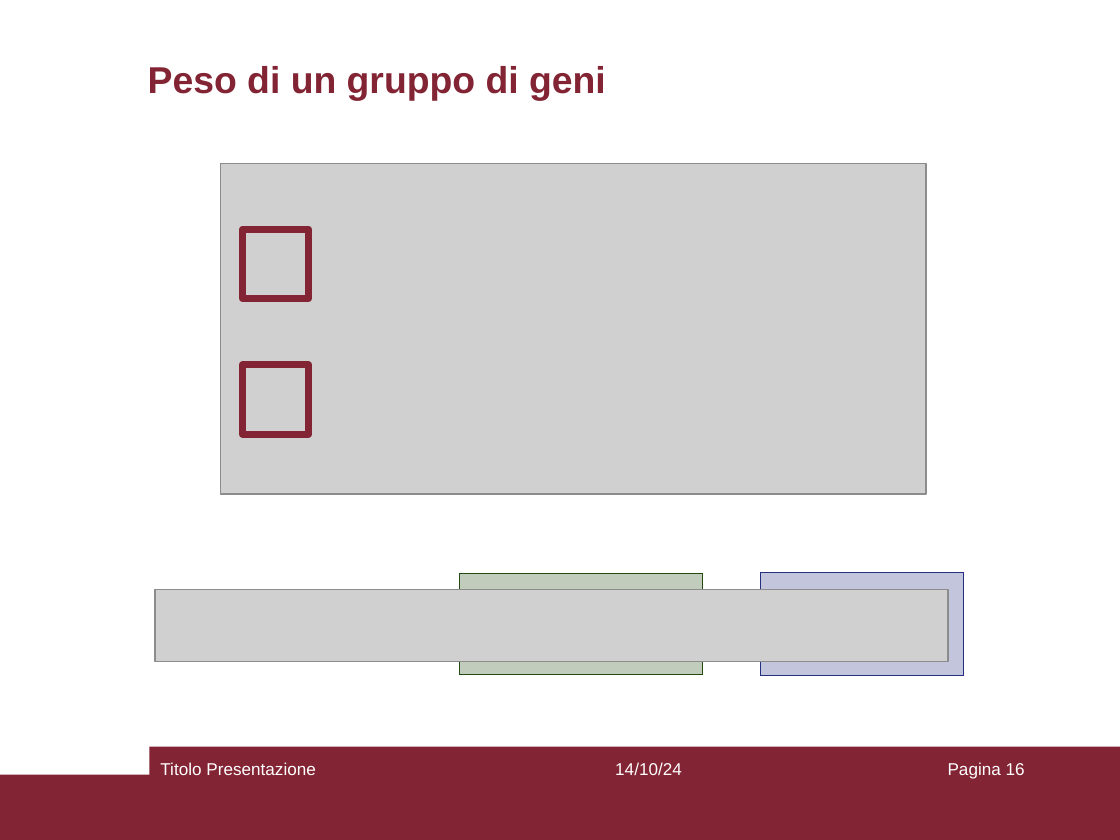
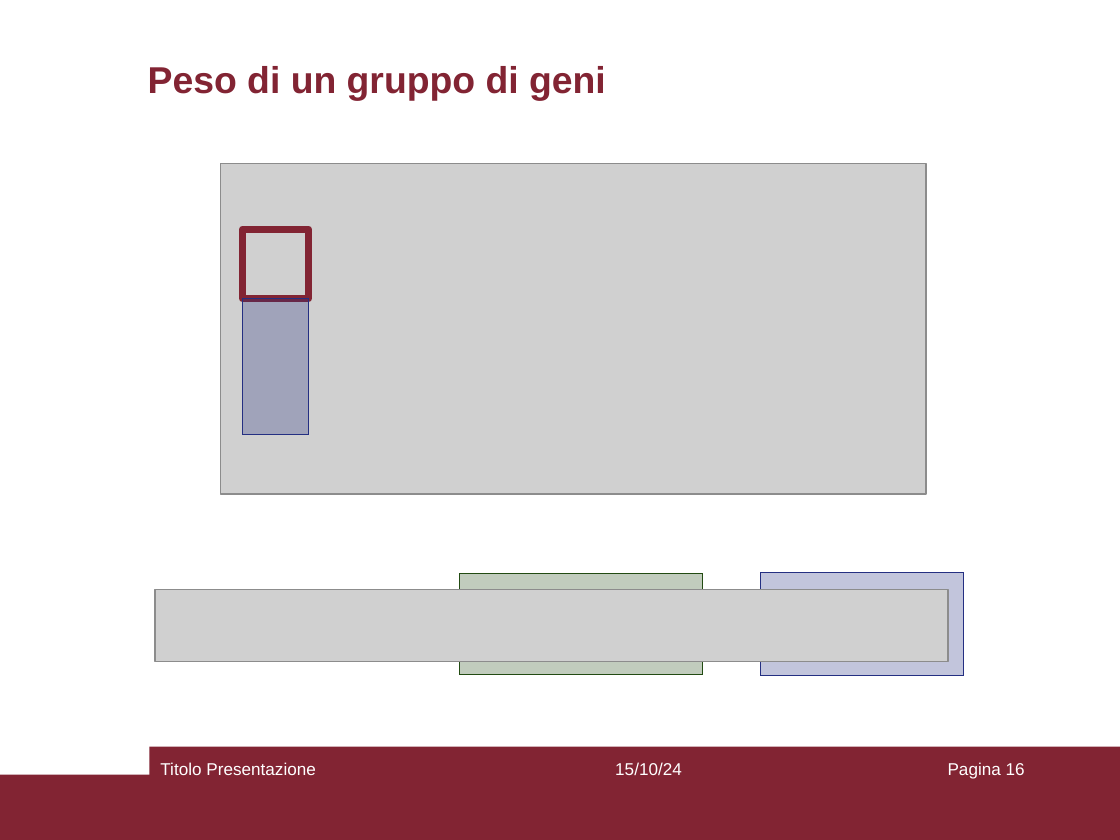
Before and after one commit to aflaag/bsc-thesis, a slide deck: slide 16 of presentation/slides.odp. Drawn at 1120x840 pixels with LibreOffice and Linux fonts; fonts in the diff are those of the drawing; grey boxes stand for pictures. Boxes give left, top, right and bottom in pixels: in the first picture for what was removed or moved away, otherwise in the second. Text is boxed around its words. In the diff, an @@ line names an element or a change of style, - is before the commit and + after.

```diff
--- a/presentation/slides.odp
+++ b/presentation/slides.odp
@@ rectangle: place and size @@
-rectangle at <box>243,365,309,435</box>
+rectangle at <box>243,299,309,436</box>
@@ rectangle at <box>243,299,309,436</box>: fill none to #242F82 at 28% opacity; outline #822433 4.51 pt to #242F82 0 pt @@
@@ text at <box>615,762,682,775</box>: text changed @@
-14/10/24
+15/10/24
```
Also in this commit, not shown: 14 other slides changed, 5 slides added, 4 other files.
